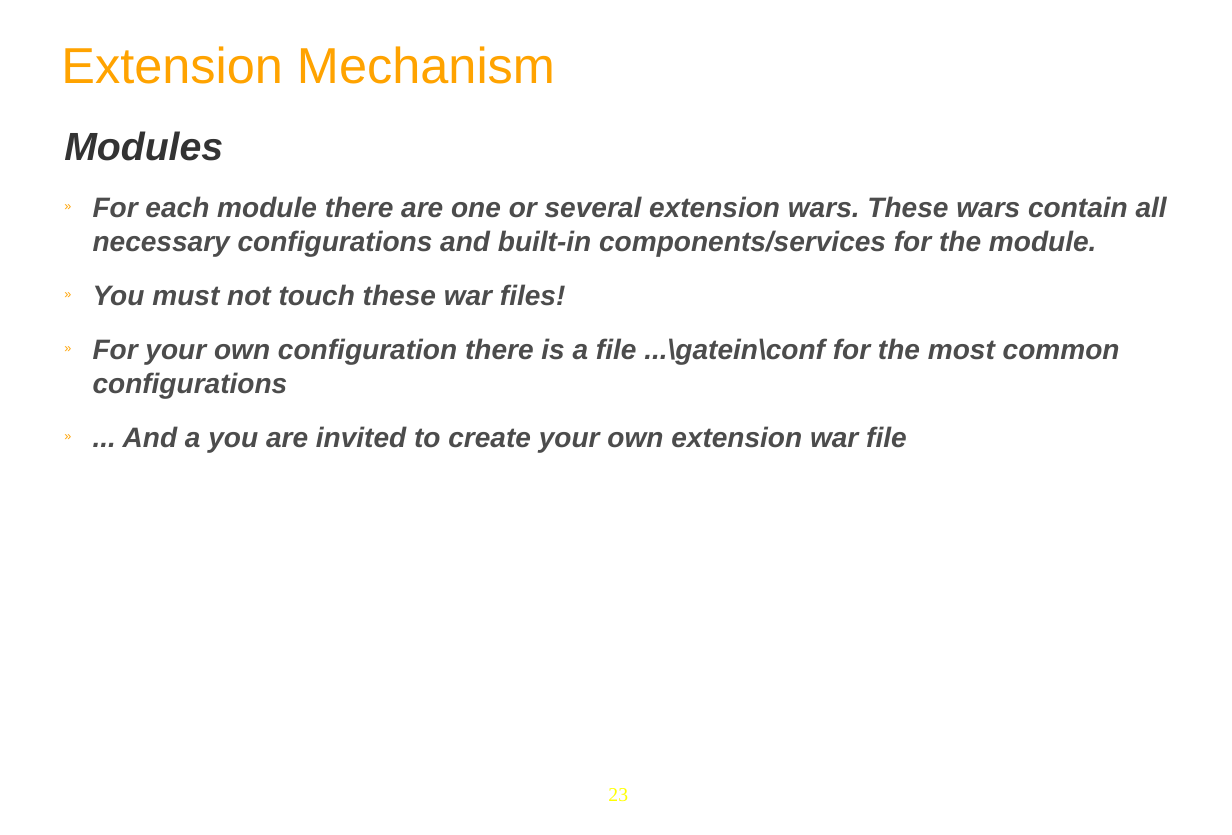
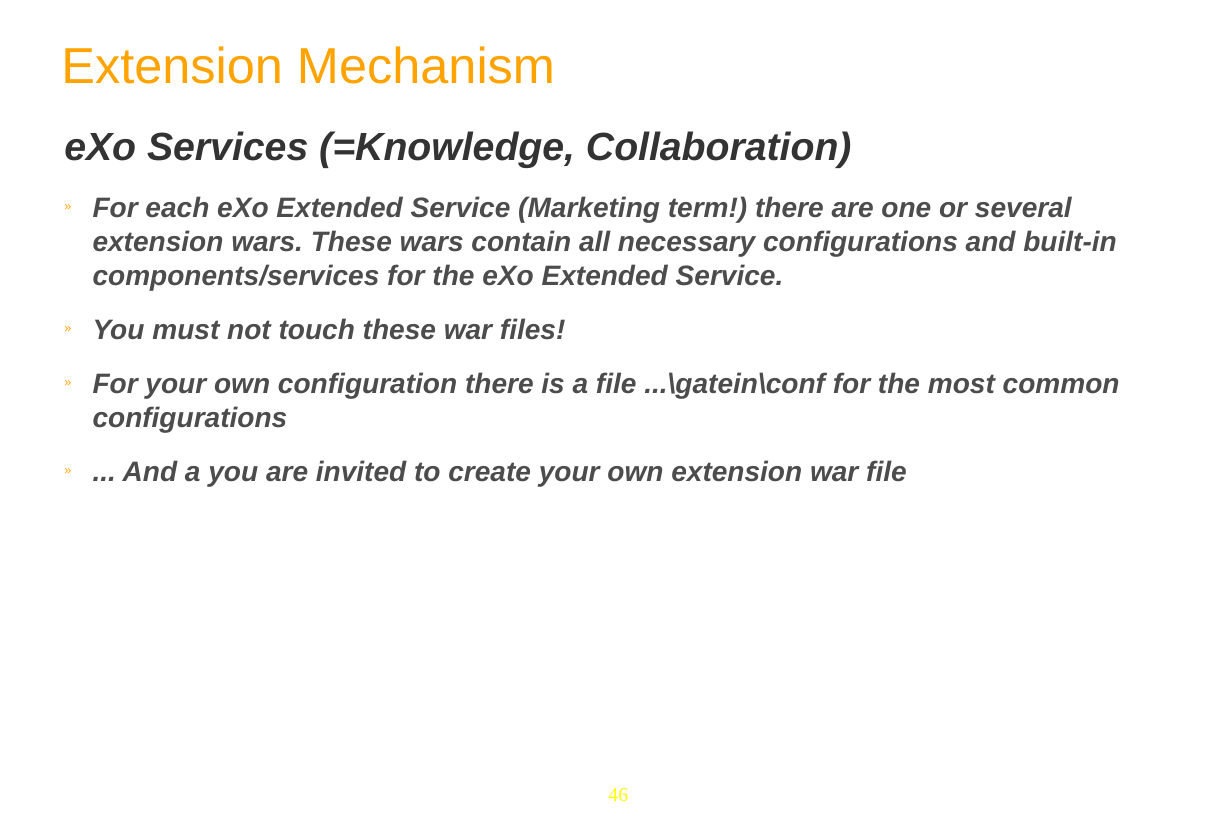
Before and after one commit to anhvurz90/training, a slide deck: slide 46 of exo-developer/210-configuration/slides/210-Portal-configuration-XDev-en.ppt (slide 23 before the commit). Drawn at 1232x835 pixels with LibreOffice and Linux fonts; fonts in the diff are those of the drawing; background and template pictures are left out. Boxes give left, top, right and bottom in pixels: in the first picture for what was removed or moved away, otherwise in the second. Text is boxed around its words. In the diff, an @@ line names an element or a change of style, - is before the commit and + after.

```diff
--- a/exo-developer/210-configuration/slides/210-Portal-configuration-XDev-en.ppt
+++ b/exo-developer/210-configuration/slides/210-Portal-configuration-XDev-en.ppt
@@ text at [64,131,1116,290]: text changed @@
-Modules
-» For each module there are one or several extension wars. These wars contain all necessary configurations and built-in components/services for the module.
+eXo Services (=Knowledge, Collaboration)
+» For each eXo Extended Service (Marketing term!) there are one or several extension wars. These wars contain all necessary configurations and built-in components/services for the eXo Extended Service.
@@ page number at [608,788,628,802]: text changed @@
-23
+46
```
Also in this commit, not shown: 18 other slides changed, 26 slides added, 3 slides removed, 2 other files.
